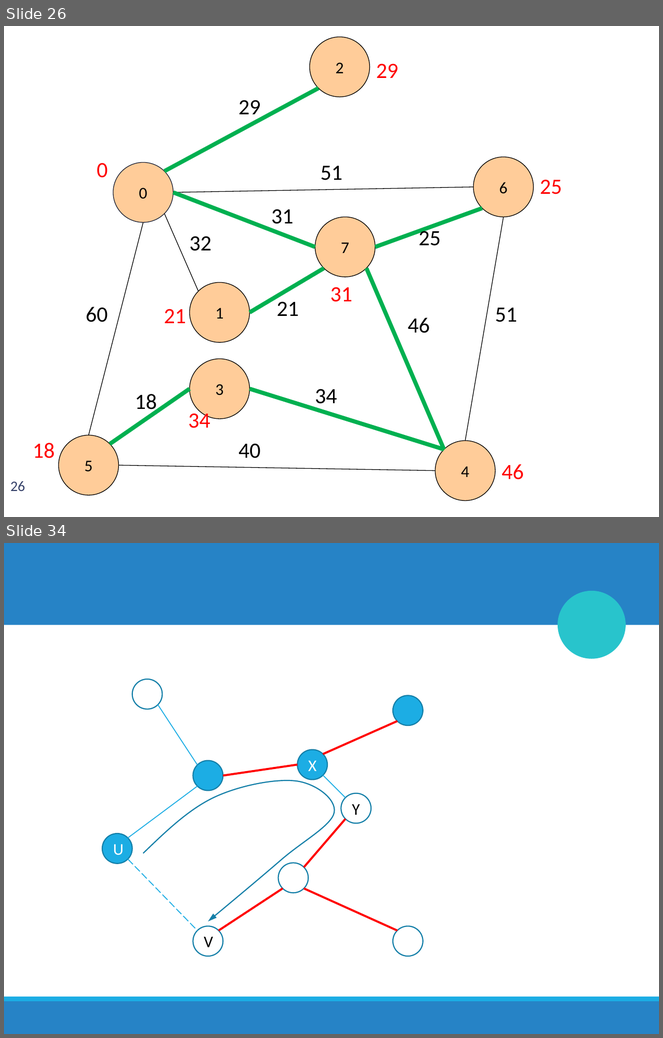
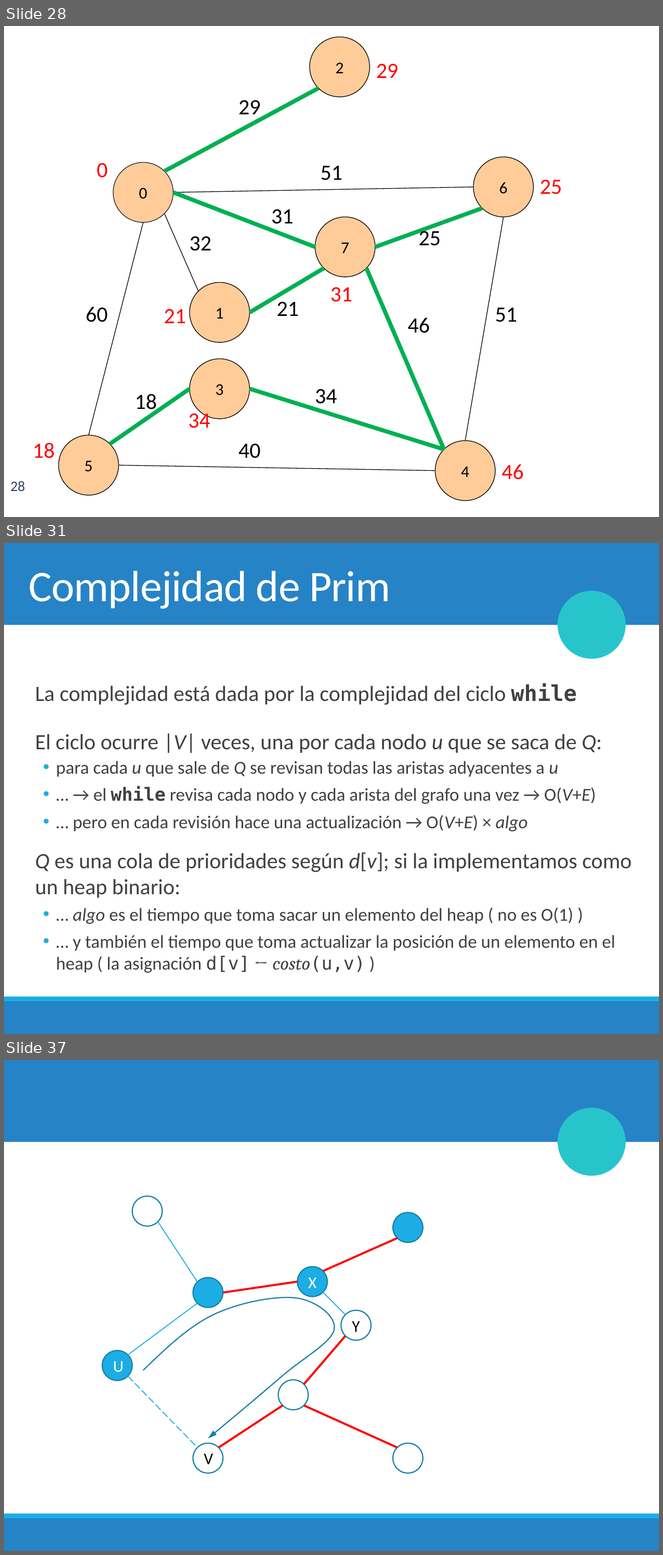
Before and after one commit to chris-carstens/2020-2, a slide deck: Clases/17 - Prim/17. Prim & Algoritmos Codiciosos.pptx. Shown one above the other, each under a label of ours: slides 26 and 34 before the commit, slides 28, 31 and 37 after it; the slides between them are not shown. The pictures are 663x1038 and 663x1555 pixels, drawn with LibreOffice and Linux fonts; fonts in the diff are those of the drawing; background and template pictures are left out. Boxes give left, top, right and bottom in pixels: in the first picture for what was removed or moved away, otherwise in the second. Text is boxed around its words. In the diff, an @@ line names an element or a change of style, - is before the commit and + after.

```diff
--- a/Clases/17 - Prim/17. Prim & Algoritmos Codiciosos.pptx
+++ b/Clases/17 - Prim/17. Prim & Algoritmos Codiciosos.pptx
@@ slide 31 added at bbox=[4, 543, 659, 1034], background #FFFFFF; not listed: 4 template elements that a slide beside it also shows @@
@@ title added at bbox=[28, 571, 390, 609], 48 pt, text #FFFFFF @@
+Complejidad de Prim
@@ text added at bbox=[35, 683, 632, 973], 20 pt, text #404040 @@
+  La complejidad está dada por la complejidad del ciclo while
+  El ciclo ocurre |V| veces, una por cada nodo u que se saca de Q:
+  • para cada u que sale de Q se revisan todas las aristas adyacentes a u
+  • … → el while revisa cada nodo y cada arista del grafo una vez → O(V+E)
+  • … pero en cada revisión hace una actualización → O(V+E) × algo
+  Q es una cola de prioridades según d[v]; si la implementamos como un heap binario:
+  • … algo es el tiempo que toma sacar un elemento del heap ( no es O(1) )
+  • … y también el tiempo que toma actualizar la posición de un elemento en el heap ( la asignación d[v] ← costo(u,v) )
@@ what was slide 26 is now slide 28 @@
@@ page number at bbox=[10, 482, 25, 491]: text changed @@
-26
+28
@@ what was slide 34 is now slide 37 @@
```
Also in this commit, not shown: 8 slides changed, 3 other slides added, 1 slide removed, 3 other files.
